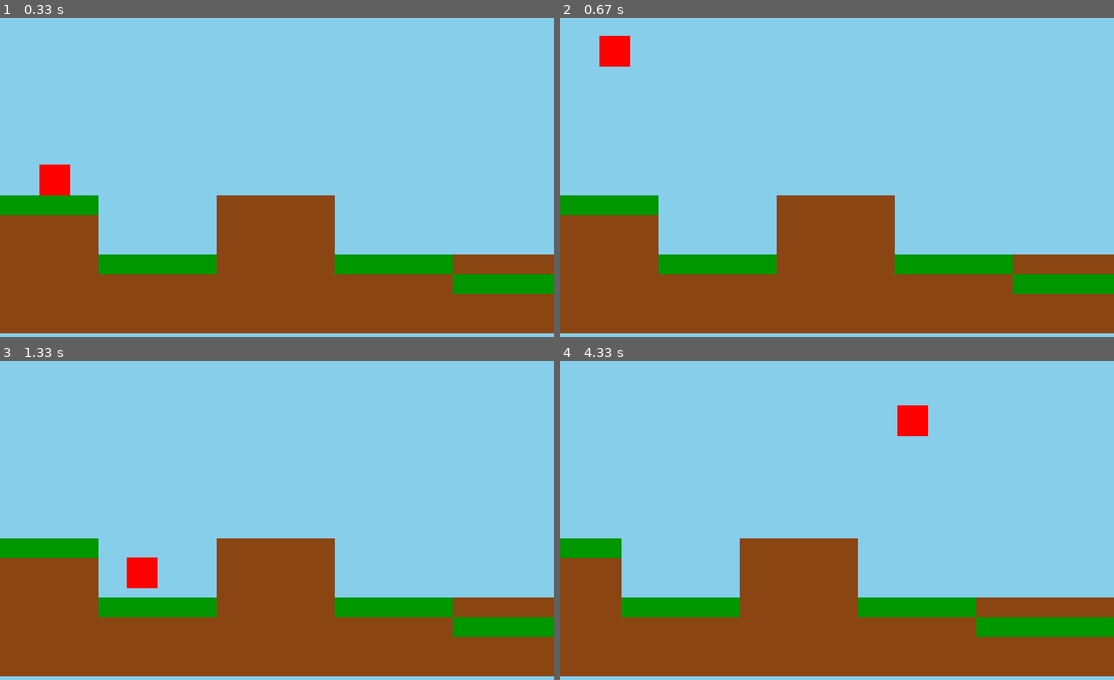
Above: before the commit, frames 1-4 (two rows, left to right).
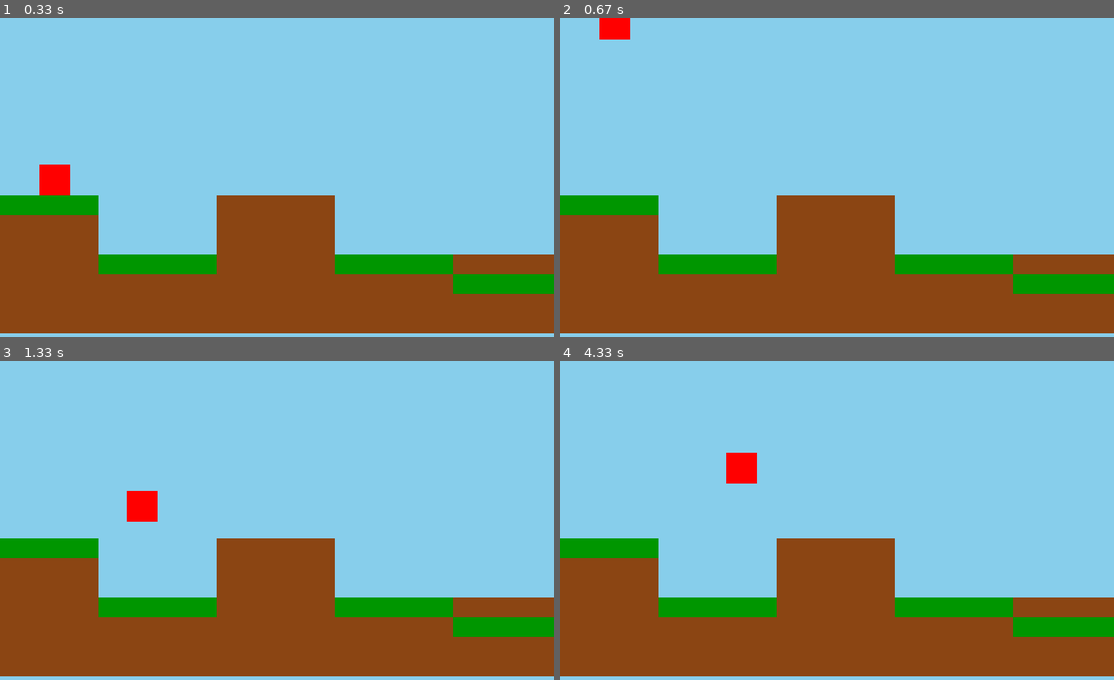
Above: after the commit, the same moments.

Repository: Graciano-B-L-Junior/Gamedevportfolio_pygame
Game: pygame game, started from 2 - Platform game/game.py
The game is run twice, just before and just after one commit, with the same random seed, the same clock (stepped at 60 frames per second) and the same inputs.
Inputs:
- Up to frame 1 (0.33 s): no input
- Up to frame 2 (0.67 s): tap Space at 0.33 s
- Up to frame 3 (1.33 s): hold Right 0.67-1.13 s; tap Space at 0.73, 1.03, 1.23 s; hold Up from 1.17 s (still down)
- Up to frame 4 (4.33 s): release Up at 1.47 s; hold Right 1.5-1.97 s; tap Space at 1.57, 1.87, 2.07, 2.37, 2.63, 2.93, 3.47, 3.77, 4.13 s; hold Left 2-2.53 s; hold Left 2.57-2.97 s; hold Right 3.4-4.03 s; hold Left from 4.07 s (still down)

Frame 1 is identical in both runs. In frame 2, 0.8% of the frame differs, in the area x 7-13%, y 0-16%; in frame 3, 1.1%; in frame 4, 6.8%, in the area x 11-82%, y 13-87%.

Commit message:
Enhance player collision detection; implement coyote time and improve jump mechanics for better platform interaction.

Diff:
--- a/2 - Platform game/game.py
+++ b/2 - Platform game/game.py
@@ -126,6 +126,7 @@
 
         pygame.quit()
 
+
 if __name__ == "__main__":
     game = Game()
     game.run()
--- a/2 - Platform game/player.py
+++ b/2 - Platform game/player.py
@@ -21,6 +21,9 @@
         self.on_ground = False
         self.is_jumping = False
         self.high_jump = -18
+        self.COYOTE_DURATION = 0.15
+        self.coyote_time = 0
+        self.is_colliding = False
 
         self.screen_width = game_screen
 
@@ -28,16 +31,22 @@
         pygame.draw.rect(surface, self.color, self.rect)
 
     def update(self, other_rects, **kwargs):
+        self.is_colliding = False
         keys = pygame.key.get_pressed()
         delta_time = kwargs.get("delta_time")
-        if delta_time is None: delta_time = 1/60.0 # Failsafe
+        if delta_time is None: delta_time = 1/60.0
 
-        if keys[pygame.K_SPACE] and self.on_ground:
+        if not self.on_ground:
+            self.coyote_time -= delta_time
+
+        if (keys[pygame.K_SPACE] or keys[pygame.K_UP]) and (self.on_ground or self.coyote_time > 0):
             self.y_velocity = self.jump_force
             self.on_ground = False
             self.is_jumping = True
 
-        if self.is_jumping and keys[pygame.K_SPACE]:
+            self.coyote_time = 0
+
+        if self.is_jumping:
             self.y_velocity += self.high_jump * delta_time
         else:
             self.is_jumping = False
@@ -70,11 +79,14 @@
         for platform in other_rects:
             platform = platform[0]
             if self.rect.colliderect(platform):
+                mtv_x = self.get_mtv_x(platform, self.dx)
+
                 if self.dx > 0:
-                    self.rect.right = platform.left - 0.1
+                    self.rect.right += mtv_x
                 elif self.dx < 0:
-                    self.rect.left = platform.right + 0.1
+                    self.rect.left += mtv_x
                 self.dx = 0
+                self.is_colliding=True
 
         self.y_velocity += self.gravity * delta_time
         self.y_velocity = min(self.y_velocity, self.maximum_fall_speed)
@@ -89,9 +101,12 @@
                     self.rect.y = self.old_y
                     self.y_velocity = 0
                     self.on_ground = True
+                    self.coyote_time = self.COYOTE_DURATION
                 elif self.y_velocity < 0:
                     self.rect.y = self.old_y
                     self.y_velocity = 0
+                self.is_colliding=True
+
 
         if self.rect.right > self.screen_width:
             self.rect.right = self.screen_width
@@ -99,3 +114,14 @@
         if self.rect.left < 0:
             self.rect.left = 0
             self.dx = 0
+
+    def get_mtv_x(self, rect, move_x):
+        overlap_right = self.rect.right - rect.left
+        overlap_left = rect.right - self.rect.left
+
+        if move_x > 0 and self.rect.right > rect.left:
+            return -overlap_right
+        elif move_x < 0 and self.rect.left < rect.right:
+            return overlap_left
+        else:
+            return 0
